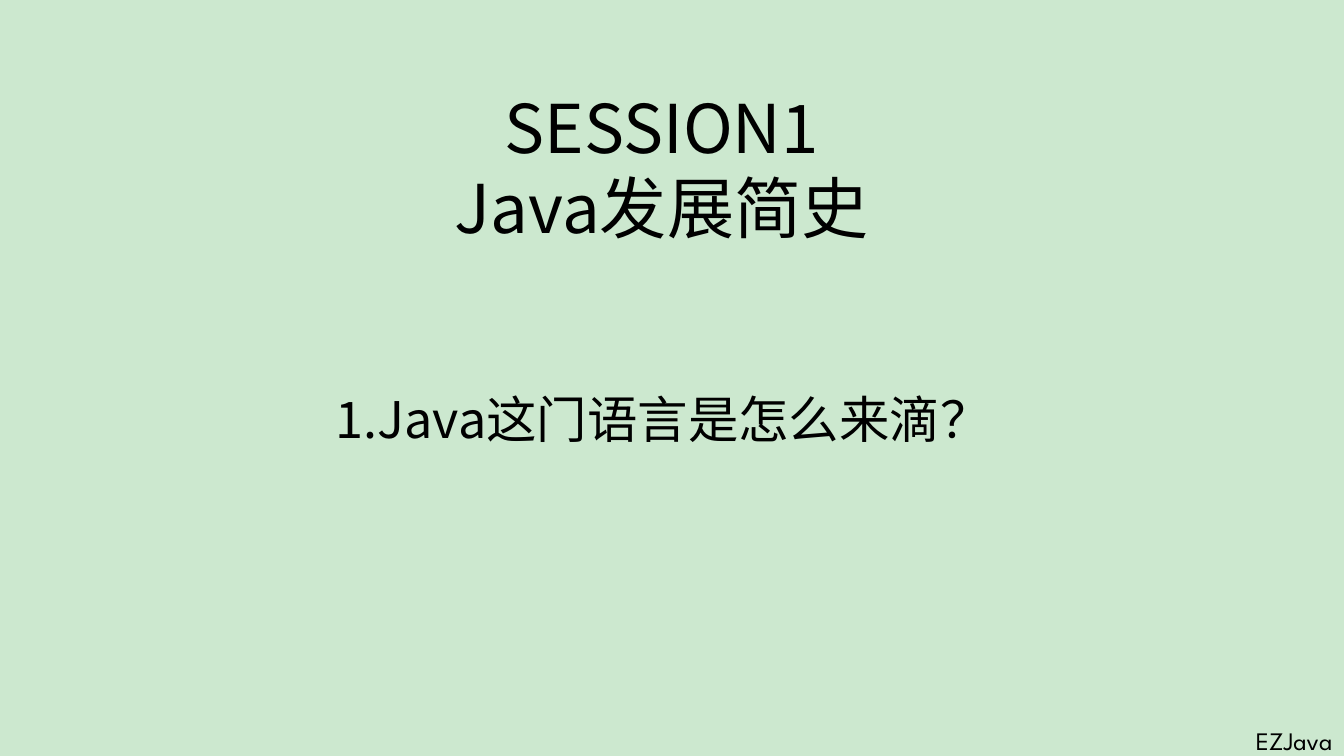
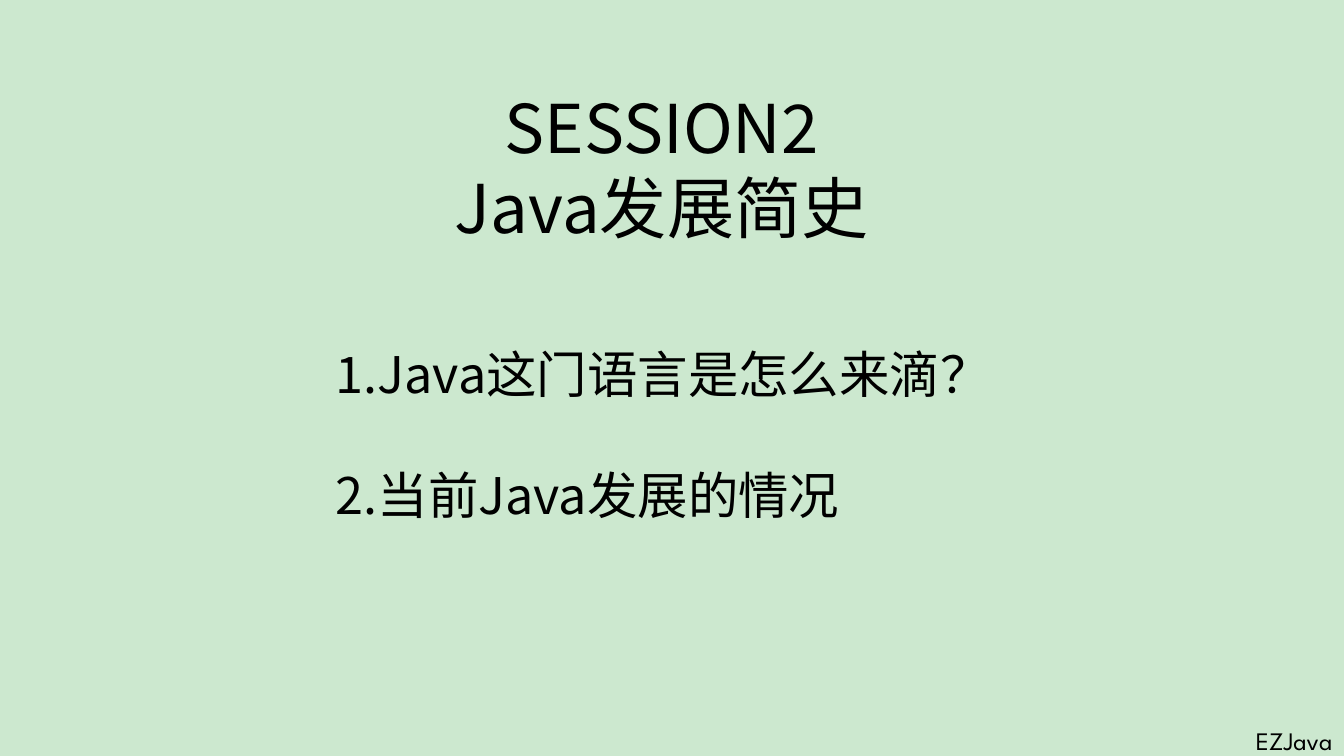
Before and after one commit to JianWenEZCode/EZJava, a slide deck: slide 2 of ppt/EZJava-Session2-Java发展简史.pptx. Drawn at 1344x756 pixels with LibreOffice and Linux fonts; fonts in the diff are those of the drawing. Boxes give left, top, right and bottom in pixels: in the first picture for what was removed or moved away, otherwise in the second. Text is boxed around its words. In the diff, an @@ line names an element or a change of style, - is before the commit and + after.

Commit message:
session1及session2修改

```diff
--- a/ppt/EZJava-Session2-Java发展简史.pptx
+++ b/ppt/EZJava-Session2-Java发展简史.pptx
@@ text at (505, 103, 819, 154): text changed @@
-SESSION1
+SESSION2
@@ text "1.Java这门语言是怎么来滴？": place and size @@
-text "1.Java这门语言是怎么来滴？" at (336, 395, 991, 442)
+text "1.Java这门语言是怎么来滴？" at (336, 350, 991, 518)
@@ text at (336, 471, 840, 518): paragraph added @@
+2.当前Java发展的情况
```
Also in this commit, not shown: 1 other file.
